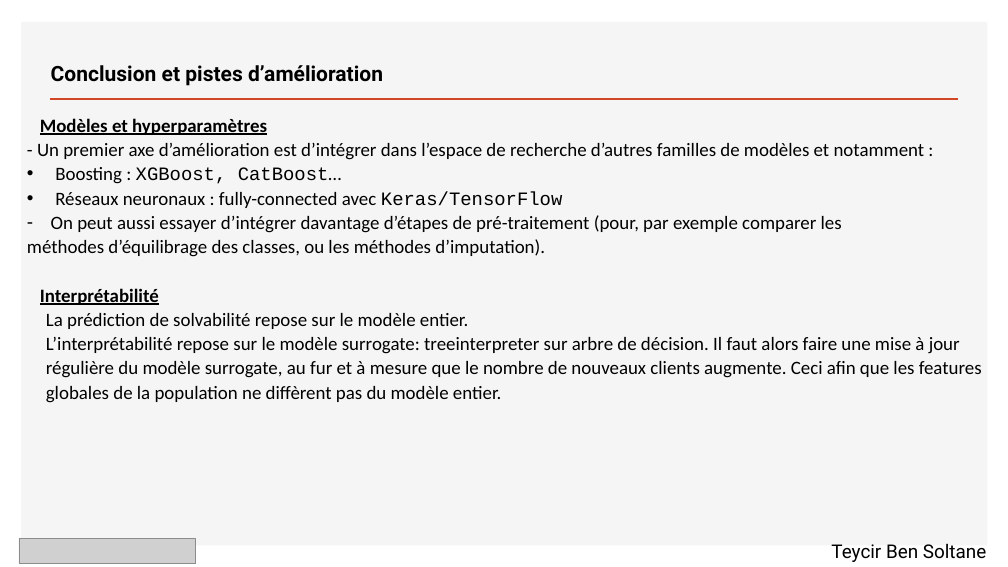
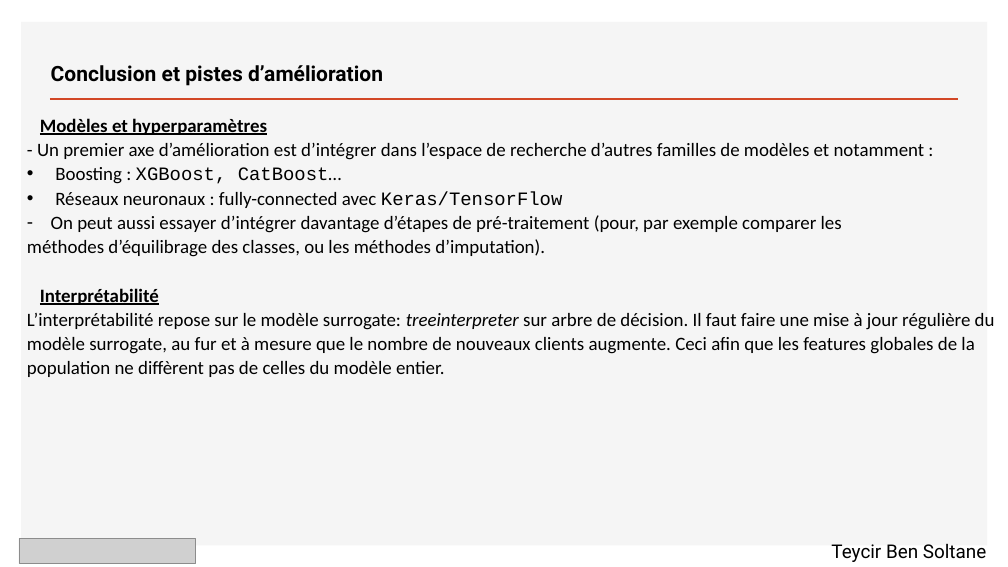
Before and after one commit to Teycir/Openclassrooms_project7, a slide deck: slide 19 of P7_01_Support.pptx. Drawn at 1008x567 pixels with LibreOffice and Linux fonts; fonts in the diff are those of the drawing; grey boxes stand for pictures. Boxes give left, top, right and bottom in pixels: in the first picture for what was removed or moved away, otherwise in the second. Text is boxed around its words. In the diff, an @@ line names an element or a change of style, - is before the commit and + after.

```diff
--- a/P7_01_Support.pptx
+++ b/P7_01_Support.pptx
@@ text at <box>27,288,995,377</box>: text changed @@
-Interprétabilité
-La prédiction de solvabilité repose sur le modèle entier.
-L’interprétabilité repose sur le modèle surrogate: treeinterpreter sur arbre de décision. Il faut alors faire une mise à jour régulière du modèle surrogate, au fur et à mesure que le nombre de nouveaux clients augmente. Ceci afin que les features globales de la population ne diffèrent pas du modèle entier.
+Interprétabilité
+L’interprétabilité repose sur le modèle surrogate: treeinterpreter sur arbre de décision. Il faut faire une mise à jour régulière du modèle surrogate, au fur et à mesure que le nombre de nouveaux clients augmente. Ceci afin que les features globales de la population ne diffèrent pas de celles du modèle entier.
```
Also in this commit, not shown: 4 other slides changed.
